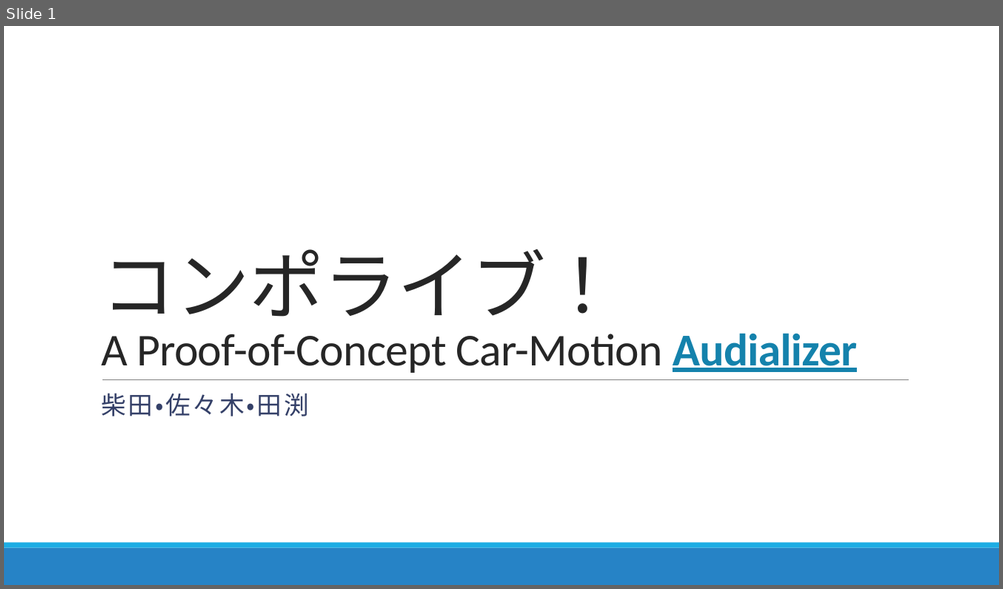
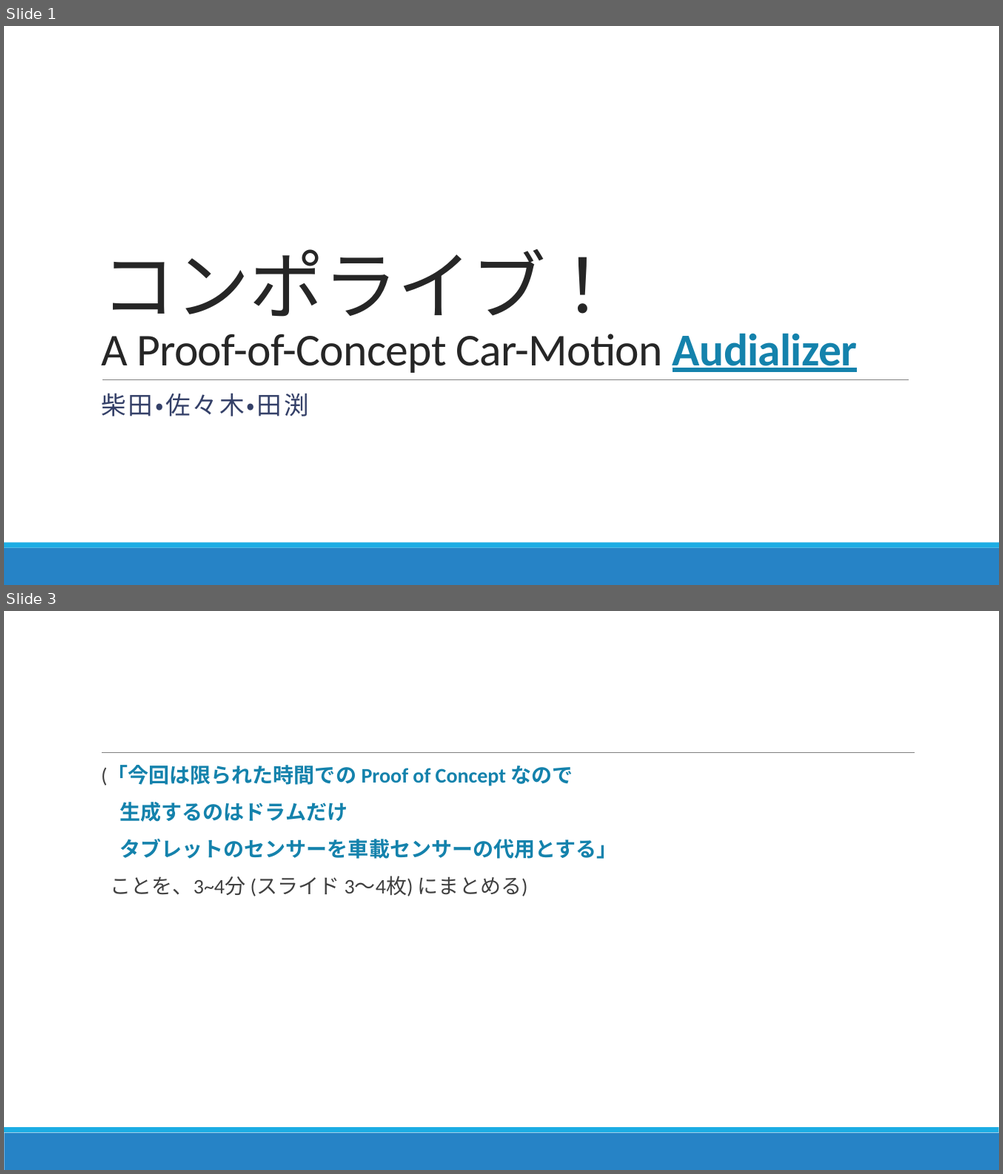
Before and after one commit to aquavit/comporive, a slide deck: コンポライブ.pptx. Shown one above the other, each under a label of ours: slide 1 before the commit, slides 1 and 3 after it; the slides between them are not shown. The pictures are 1003x589 and 1003x1174 pixels, drawn with LibreOffice and Linux fonts; fonts in the diff are those of the drawing. Boxes give left, top, right and bottom in pixels: in the first picture for what was removed or moved away, otherwise in the second. Text is boxed around its words. In the diff, an @@ line names an element or a change of style, - is before the commit and + after.

Commit message:
スライド雛形

```diff
--- a/コンポライブ.pptx
+++ b/コンポライブ.pptx
@@ slide 3 added at [4, 611, 999, 1170], background #FFFFFF; not listed: 2 template elements that a slide beside it also shows @@
@@ text added at [101, 766, 617, 897], 20 pt, text #1482AC, bold @@
+  (「今回は限られた時間での Proof of Concept なので
+  生成するのはドラムだけ
+  タブレットのセンサーを車載センサーの代用とする」
+  ことを、3~4分 (スライド 3～4枚) にまとめる)
@@ line added from (102, 753) to (915, 753), #808080 0.5 pt @@
```
Also in this commit, not shown: 1 slide changed.
